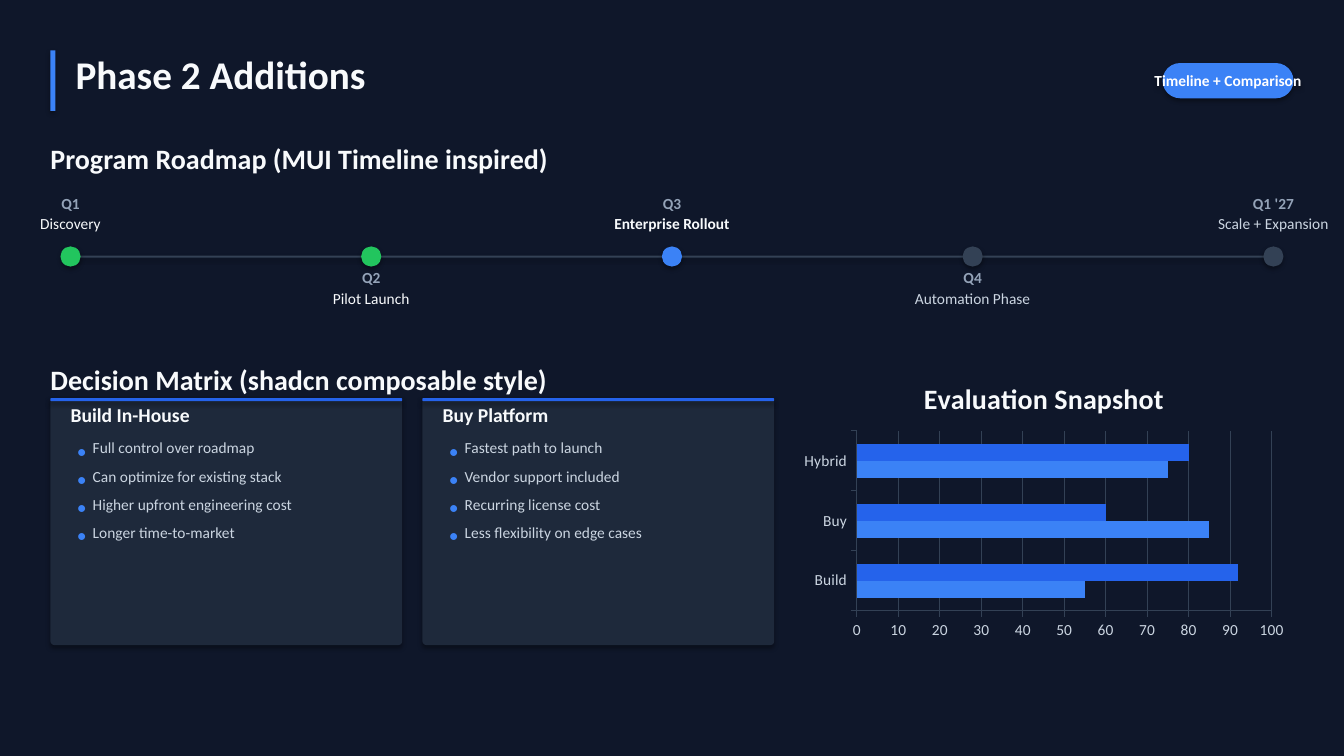
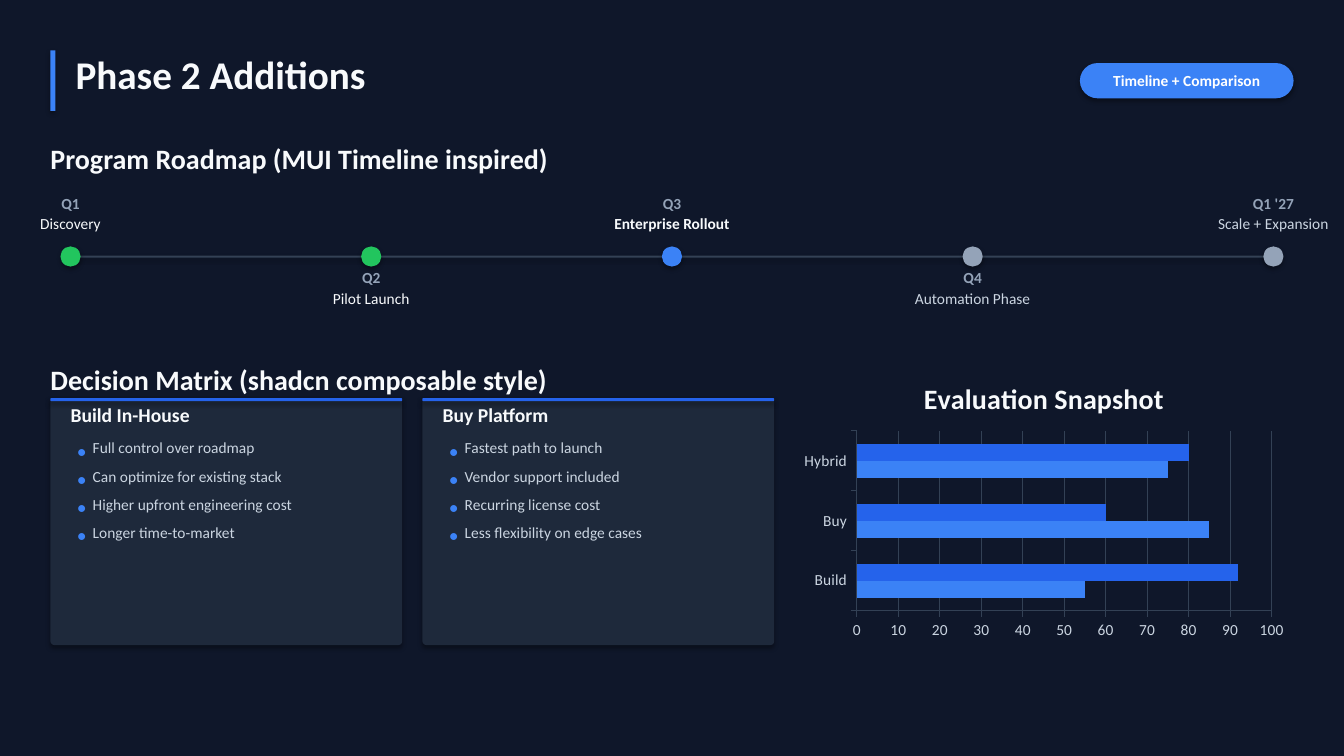
Before and after one commit to lhuasheng/PowerpointComponents, a slide deck: slide 11 of examples/demo_dark.pptx. Drawn at 1344x756 pixels with LibreOffice and Linux fonts; fonts in the diff are those of the drawing. Boxes give left, top, right and bottom in pixels: in the first picture for what was removed or moved away, otherwise in the second. Text is boxed around its words. In the diff, an @@ line names an element or a change of style, - is before the commit and + after.

```diff
--- a/examples/demo_dark.pptx
+++ b/examples/demo_dark.pptx
@@ rounded rectangle "Timeline + Comparison" resized from (x1=1163, y1=63, x2=1294, y2=98) to (x1=1080, y1=63, x2=1294, y2=98) @@
@@ rounded rectangle at (x1=963, y1=246, x2=983, y2=266): fill #334155 to #94A3B8 @@
@@ rounded rectangle at (x1=1263, y1=246, x2=1284, y2=266): fill #334155 to #94A3B8 @@
```
Also in this commit, not shown: 3 other slides changed, 3 other files.
